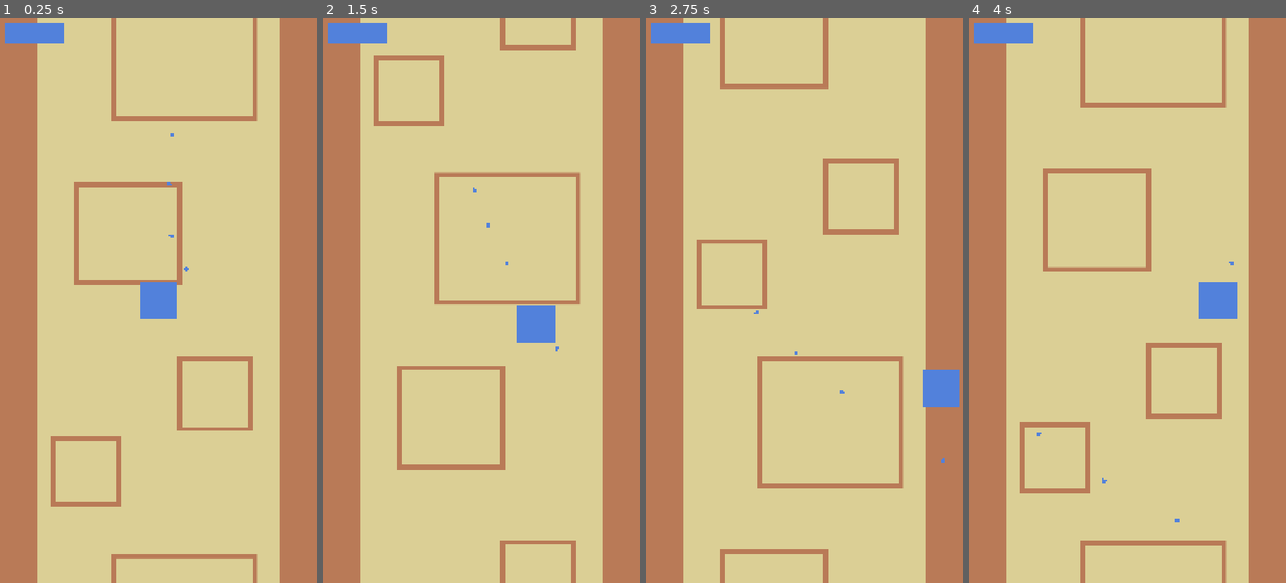
Above: before the commit, frames 1-4 (left to right).
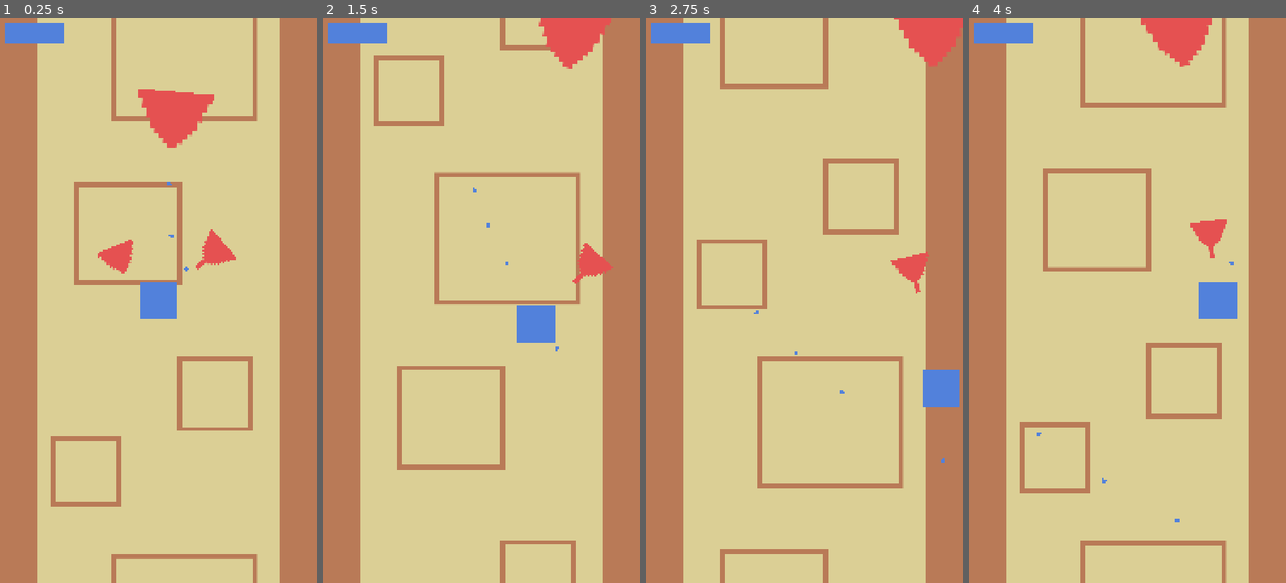
Above: after the commit, the same moments.

Repository: cormacoshaughnessey-maker/PanthersArcade
Game: Godot game, scene res://Scenes/game.tscn
Two runs of this game, one before a commit and one after it. Both use one fixed random seed, a clock stepped at 60 frames per second and the inputs below.
Inputs:
- Up to frame 1 (0.25 s): no input
- Up to frame 2 (1.5 s): hold Right (right) 0.53-1.28 s; hold Space (rewind) 0.53-1.28 s; hold Down (down) from 1.28 s (still down); tap Space (rewind) at 1.35 s
- Up to frame 3 (2.75 s): release Down (down) at 2.03 s; hold Right (right) from 2.03 s (still down); hold Space (rewind) from 2.03 s (still down)
- Up to frame 4 (4 s): release Right (right) at 2.78 s; release Space (rewind) at 2.78 s; hold Up (up) 2.78-3.53 s; tap Space (rewind) at 2.85 s; hold Left (left) from 3.53 s (still down); hold Space (rewind) from 3.53 s (still down)

The runs differ from the first frame. In frame 1, 2.4% of the frame differs, in the area x 30-75%, y 12-46%; in frame 2, 1.7%; in frame 3, 1.6%; in frame 4, 1.6%.

Commit message:
merged enemy classes

Diff:
--- a/panthers-arcade-game/Scenes/background.tscn
+++ b/panthers-arcade-game/Scenes/background.tscn
@@ -14,4 +14,5 @@
 screen_offset = Vector2(0, 1920)
 
 [node name="Sprite2D" type="Sprite2D" parent="Parallax2D" unique_id=393469770]
+z_index = -10
 texture = ExtResource("1_sn1xx")
--- a/panthers-arcade-game/Scenes/melee_enemy.tscn
+++ b/panthers-arcade-game/Scenes/melee_enemy.tscn
@@ -1,7 +1,7 @@
 [gd_scene load_steps=4 format=3 uid="uid://melee_enemy_scene"]
 
 [ext_resource type="Script" path="res://Scripts/melee_enemy.gd" id="1_melee"]
-[ext_resource type="Texture2D" path="res://Sprites/placeholder_enemymelee.png" id="2_melee_sprite"]
+[ext_resource type="Texture2D" path="res://Assets/placeholder_enemymelee.png" id="2_melee_sprite"]
 
 [sub_resource type="RectangleShape2D" id="RectangleShape2D_melee"]
 size = Vector2(14, 14)
--- a/panthers-arcade-game/Scenes/mini_boss.tscn
+++ b/panthers-arcade-game/Scenes/mini_boss.tscn
@@ -1,7 +1,7 @@
 [gd_scene load_steps=5 format=3 uid="uid://mini_boss_scene"]
 
 [ext_resource type="Script" path="res://Scripts/mini_boss.gd" id="1_boss"]
-[ext_resource type="Texture2D" path="res://Sprites/placeholder_enemymelee.png" id="2_boss_sprite"]
+[ext_resource type="Texture2D" path="res://Assets/placeholder_enemymelee.png" id="2_boss_sprite"]
 [ext_resource type="PackedScene" path="res://Scenes/enemy_projectile.tscn" id="3_projectile"]
 
 [sub_resource type="RectangleShape2D" id="RectangleShape2D_boss"]
--- a/panthers-arcade-game/Scenes/ranged_enemy.tscn
+++ b/panthers-arcade-game/Scenes/ranged_enemy.tscn
@@ -1,7 +1,7 @@
 [gd_scene load_steps=5 format=3 uid="uid://ranged_enemy_scene"]
 
 [ext_resource type="Script" path="res://Scripts/ranged_enemy.gd" id="1_ranged"]
-[ext_resource type="Texture2D" path="res://Sprites/placeholder_enemyrang.png" id="2_ranged_sprite"]
+[ext_resource type="Texture2D" path="res://Assets/placeholder_enemyrang.png" id="2_ranged_sprite"]
 [ext_resource type="PackedScene" path="res://Scenes/enemy_projectile.tscn" id="3_projectile"]
 
 [sub_resource type="RectangleShape2D" id="RectangleShape2D_ranged"]
Not shown: 1 places in panthers-arcade-game/Scenes/background.tscn that only renumber resources
Not shown: 1 places in panthers-arcade-game/Scenes/player_projection.tscn that only renumber resources
Not shown: 1 places in panthers-arcade-game/Scenes/ui.tscn that only renumber resources
Not shown: 1 places in panthers-arcade-game/Scenes/ui_life.tscn that only renumber resources
